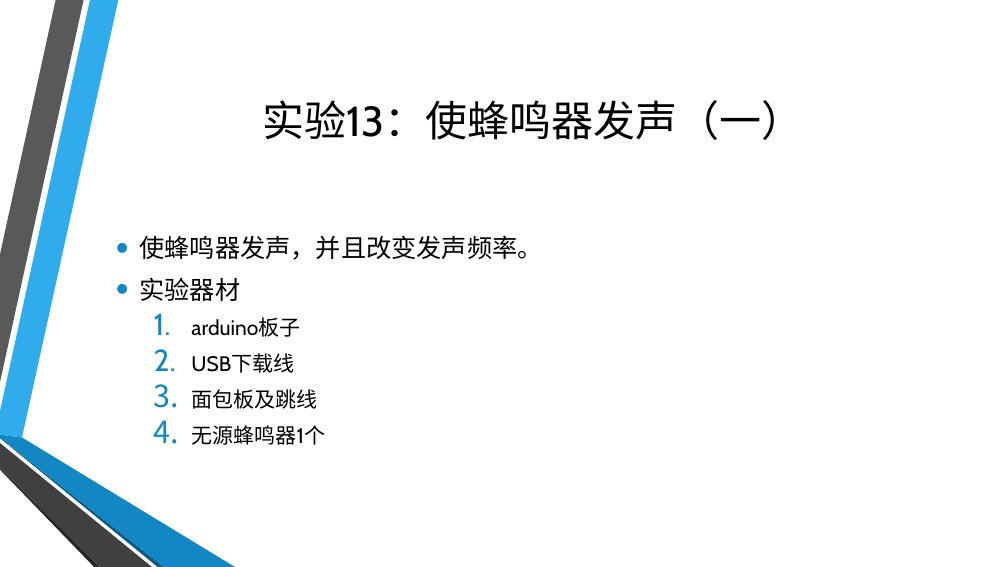
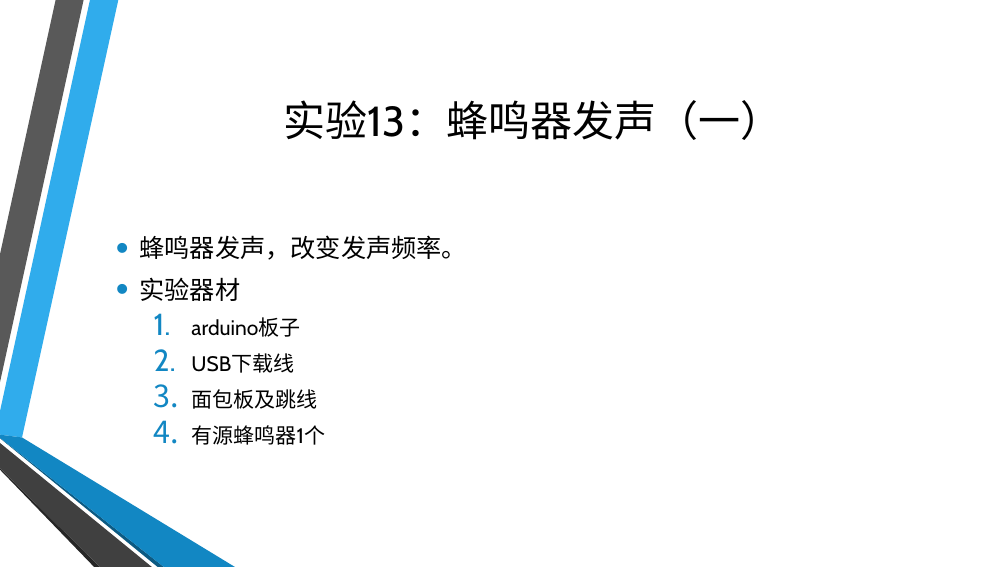
Before and after one commit to coco-hkk/arduino-courses, a slide deck: slide 14 of 3/3.pptx. Drawn at 1008x567 pixels with LibreOffice and Linux fonts; fonts in the diff are those of the drawing; background and template pictures are left out. Boxes give left, top, right and bottom in pixels: in the first picture for what was removed or moved away, otherwise in the second. Text is boxed around its words. In the diff, an @@ line names an element or a change of style, - is before the commit and + after.

```diff
--- a/3/3.pptx
+++ b/3/3.pptx
@@ title at box(283, 100, 782, 140): text changed @@
-实验13：使蜂鸣器发声（一）
+实验13：蜂鸣器发声（一）
@@ text at box(139, 235, 467, 260): text changed @@
-• 使蜂鸣器发声，并且改变发声频率。
+• 蜂鸣器发声，改变发声频率。
@@ text at box(191, 425, 325, 445): text changed @@
-  4. 无源蜂鸣器1个
+  4. 有源蜂鸣器1个
```
Also in this commit, not shown: 11 other slides changed, 2 other files.
